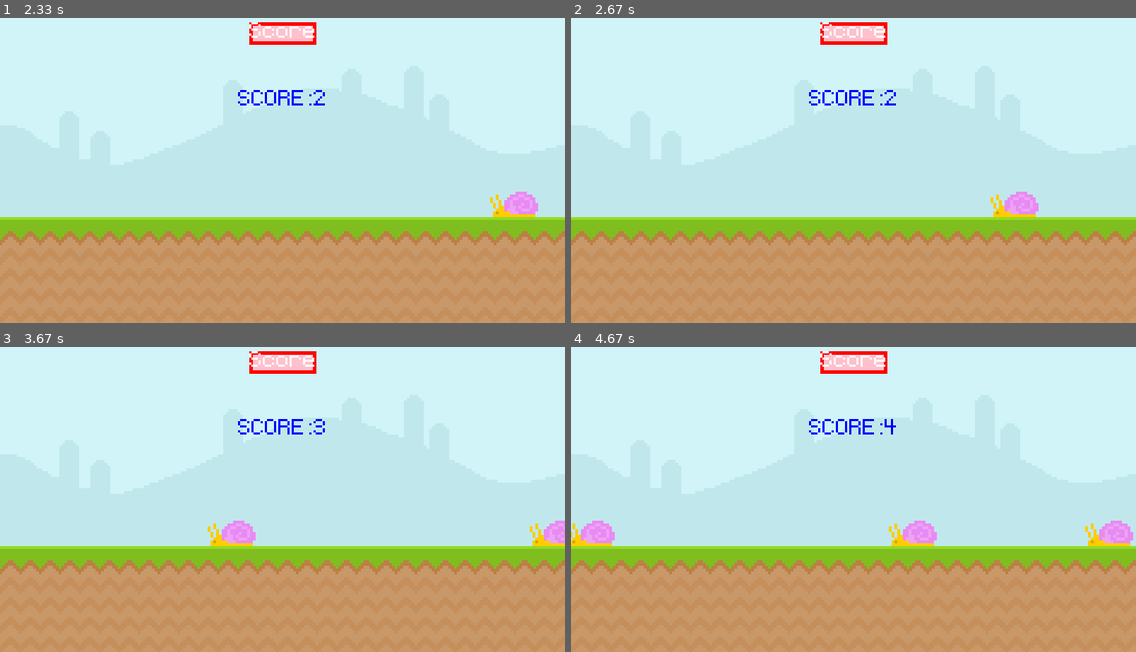
Above: before the commit, frames 1-4 (two rows, left to right).
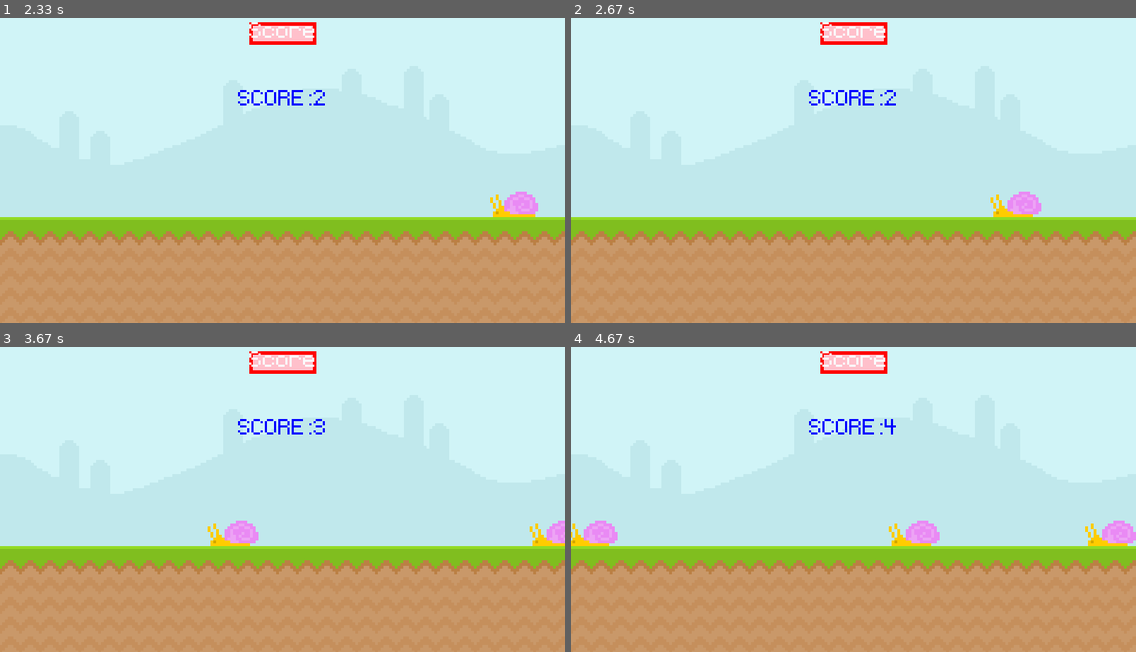
Above: after the commit, the same moments.

Repository: roshanba/pygamebasic
Game: pygame game, started from main.py
Two runs of this game, one before a commit and one after it. Both use one fixed random seed, a clock stepped at 60 frames per second and the inputs below.
Inputs (mouse positions are in pixels of both pictures, inside the frame that each line leads up to):
- Up to frame 1 (2.33 s): click (33, 188) at 0.38 s; tap Space at 0.67, 1.07, 1.37, 1.9, 2.2 s
- Up to frame 2 (2.67 s): no input
- Up to frame 3 (3.67 s): tap Space at 2.97 s
- Up to frame 4 (4.67 s): tap Space at 3.73, 4.13, 4.43 s

Frame 1 is identical in both runs. In frame 2, 0.2% of the frame differs, in the area x 76-84%, y 56-66%; in frame 3, 0.3%; in frame 4, 0.6%, in the area x 1-100%, y 56-66%.

Commit message:
snail and fly obstacles Ready

Diff:
--- a/main.py
+++ b/main.py
@@ -97,10 +97,18 @@
 sky_surface=pygame.image.load('graphics/sky.png').convert()
 ground_surface=pygame.image.load('graphics/ground.png').convert()
 
-snailSurf=pygame.image.load('graphics/snail/snail1.png').convert_alpha()
-
-
-flySurf=pygame.image.load('graphics/fly/fly1.png').convert_alpha()
+
+snailFrame1=pygame.image.load('graphics/snail/snail1.png').convert_alpha()
+snailFrame2=pygame.image.load('graphics/snail/snail2.png').convert_alpha()
+snailFrames=[snailFrame1,snailFrame2]
+snailFrameIndex=0
+snailSurf=snailFrames[snailFrameIndex]
+
+flyFrame1=pygame.image.load('graphics/fly/fly1.png').convert_alpha()
+flyFrame2=pygame.image.load('graphics/fly/fly2.png').convert_alpha()
+flyFrames=[flyFrame1,flyFrame2]
+flyFrameIndex=0
+flySurf=flyFrames[flyFrameIndex]
 
 
 playerWalk1=pygame.image.load('graphics/player/player_walk_1.png').convert_alpha()
@@ -119,6 +127,12 @@
 ###############
 obstacleTimer=pygame.USEREVENT+1
 pygame.time.set_timer(obstacleTimer,1400)
+
+snailAnimationTimer=pygame.USEREVENT+2
+pygame.time.set_timer(snailAnimationTimer,500)
+
+flyAnimationTimer=pygame.USEREVENT+3
+pygame.time.set_timer(flyAnimationTimer,200)
 
 
 ################
@@ -149,7 +163,14 @@
             else:
                 obstacleRectList.append(flySurf.get_rect(bottomright=(randint(900,1100),210)))
 
-
+        if event.type==snailAnimationTimer and gameActive:
+            if snailFrameIndex==0:snailFrameIndex=1
+            else:snailFrameIndex=0
+            snailSurf=snailFrames[snailFrameIndex]
+        if event.type==flyAnimationTimer and gameActive:
+            if flyFrameIndex==0:flyFrameIndex=1
+            else:flyFrameIndex=0
+            flySurf=flyFrames[flyFrameIndex]
     if gameActive:
         screen.blit(sky_surface,(0,0))
         pygame.draw.rect(screen,'Pink',textRect,0,5)
